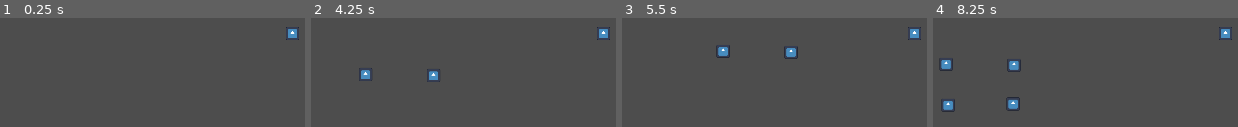
Above: before the commit, frames 1-4 (left to right).
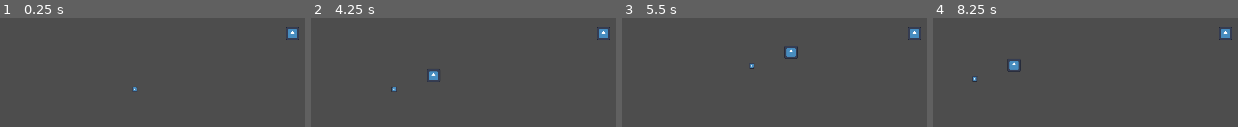
Above: after the commit, the same moments.

Repository: SIN-Studios/Greed
Game: Godot game, scene res://Scenes/Levels/test_level.tscn
The game is run twice, just before and just after one commit, with the same random seed, the same clock (stepped at 60 frames per second) and the same inputs. The engine's default icon, where the game draws it, is replaced by a stand-in: a white triangle on a blue panel in a dark square.
Inputs (mouse positions are in pixels of both pictures, inside the frame that each line leads up to):
- Up to frame 1 (0.25 s): no input
- Up to frame 2 (4.25 s): tap Enter at 0.5, 2 s; move the mouse to (outside the picture) at 0.52 s; hold D (move_right) 0.53-1.28 s; click (outside the picture) at 0.6 s; tap Space at 1.25, 2.75 s; move the mouse to (445, 56) at 1.27 s; hold S (move_backward) 1.28-2.03 s; click (445, 56) at 1.35 s; move the mouse to (outside the picture) at 2.02 s; hold D (move_right) 2.03-2.78 s; click (outside the picture) at 2.1 s; move the mouse to (564, 123) at 2.77 s; hold W (move_forward) 2.78-3.53 s; click (564, 123) at 2.85 s; move the mouse to (outside the picture) at 3.52 s; hold A (move_left) from 3.53 s (still down); click (outside the picture) at 3.6 s
- Up to frame 3 (5.5 s): tap Enter at 4.25 s; move the mouse to (outside the picture) at 4.27 s; click (outside the picture) at 4.35 s; tap Space at 5 s; move the mouse to (outside the picture) at 5.02 s; release A (move_left) at 5.03 s; hold S (move_backward) from 5.03 s (still down); click (outside the picture) at 5.1 s
- Up to frame 4 (8.25 s): move the mouse to (outside the picture) at 5.77 s; release S (move_backward) at 5.78 s; hold D (move_right) 5.78-6.53 s; click (outside the picture) at 5.85 s; move the mouse to (outside the picture) at 6.52 s; hold W (move_forward) 6.53-7.28 s; click (outside the picture) at 6.6 s; move the mouse to (1067, 56) at 7.27 s; hold D (move_right) 7.28-8.03 s; click (1067, 56) at 7.35 s; move the mouse to (outside the picture) at 8.02 s; hold S (move_backward) from 8.03 s (still down); click (outside the picture) at 8.1 s

The runs differ from the first frame. In frame 1, less than 0.1% of the frame differs, in the area x 43-45%, y 63-67%; in frame 2, 0.4%; in frame 3, 0.4%; in frame 4, 1.2%, in the area x 1-29%, y 36-87%.

Commit message:
enemy and item despawning

Diff:
--- a/Project/Scenes/Levels/test_level.tscn
+++ b/Project/Scenes/Levels/test_level.tscn
@@ -1,6 +1,7 @@
 [gd_scene format=3 uid="uid://bfgyopghckhci"]
 
 [ext_resource type="PackedScene" uid="uid://xu8pjhossg40" path="res://Scenes/Player/player.tscn" id="1_2ytpj"]
+[ext_resource type="PackedScene" uid="uid://cdg0mgghwb7fy" path="res://Scenes/Spawnable/item.tscn" id="3_2ytpj"]
 [ext_resource type="PackedScene" uid="uid://chsr0uagyvvty" path="res://Scenes/Technical/enemy_spawner.tscn" id="3_npfmg"]
 
 [node name="test_level" type="Node2D" unique_id=428871611]
@@ -9,3 +10,5 @@
 position = Vector2(379, -134)
 
 [node name="enemy_spawner" parent="." unique_id=1522186512 instance=ExtResource("3_npfmg")]
+
+[node name="item" parent="." unique_id=1286413482 instance=ExtResource("3_2ytpj")]
--- a/Project/Scenes/Spawnable/enemy.tscn
+++ b/Project/Scenes/Spawnable/enemy.tscn
@@ -53,6 +53,15 @@
 scale = Vector2(1.25, 1.25)
 shape = SubResource("RectangleShape2D_05f0q")
 
+[node name="Timer" type="Timer" parent="." unique_id=571168938]
+wait_time = 300.0
+one_shot = true
+
+[node name="VisibleOnScreenNotifier2D" type="VisibleOnScreenNotifier2D" parent="." unique_id=512797259]
+
 [connection signal="body_entered" from="Area2D" to="." method="_on_area_2d_body_entered"]
 [connection signal="body_entered" from="detection_range" to="." method="_on_detection_range_body_entered"]
 [connection signal="body_exited" from="focus_range" to="." method="_on_focus_range_body_exited"]
+[connection signal="timeout" from="Timer" to="." method="_on_timer_timeout"]
+[connection signal="screen_entered" from="VisibleOnScreenNotifier2D" to="." method="_on_visible_on_screen_notifier_2d_screen_entered"]
+[connection signal="screen_exited" from="VisibleOnScreenNotifier2D" to="." method="_on_visible_on_screen_notifier_2d_screen_exited"]
--- a/Project/Scenes/Spawnable/item.tscn
+++ b/Project/Scenes/Spawnable/item.tscn
@@ -33,9 +33,12 @@
 [node name="Timer" type="Timer" parent="." unique_id=1607761040]
 wait_time = 300.0
 one_shot = true
-autostart = true
+
+[node name="VisibleOnScreenNotifier2D" type="VisibleOnScreenNotifier2D" parent="." unique_id=441095677]
 
 [connection signal="body_entered" from="Area2D" to="." method="_on_area_2d_body_entered"]
 [connection signal="body_entered" from="collection_range" to="." method="_on_collection_range_body_entered"]
 [connection signal="body_exited" from="collection_range" to="." method="_on_collection_range_body_exited"]
 [connection signal="timeout" from="Timer" to="." method="_on_timer_timeout"]
+[connection signal="screen_entered" from="VisibleOnScreenNotifier2D" to="." method="_on_visible_on_screen_notifier_2d_screen_entered"]
+[connection signal="screen_exited" from="VisibleOnScreenNotifier2D" to="." method="_on_visible_on_screen_notifier_2d_screen_exited"]
--- a/Project/Scripts/Attached/Enemies/enemy.gd
+++ b/Project/Scripts/Attached/Enemies/enemy.gd
@@ -37,7 +37,6 @@
 		SignalManager.player_take_damage.emit(new_damage)
 
 
-
 func take_damage(damage, body) -> void:
 	if body == self:
 		print("enemy ", health)
@@ -57,6 +56,7 @@
 	new_item.global_position = global_position
 	call_deferred("add_sibling", new_item)
 
+
 func _on_detection_range_body_entered(body: Node2D) -> void:
 	if body == player:
 		following_player = true
@@ -64,3 +64,13 @@
 func _on_focus_range_body_exited(body: Node2D) -> void:
 	if body == player:
 		following_player = false
+
+
+func _on_timer_timeout() -> void:
+	queue_free()
+
+func _on_visible_on_screen_notifier_2d_screen_exited() -> void:
+	$Timer.start()
+
+func _on_visible_on_screen_notifier_2d_screen_entered() -> void:
+	$Timer.stop()
--- a/Project/Scripts/Attached/enemy_spawner.gd
+++ b/Project/Scripts/Attached/enemy_spawner.gd
@@ -16,6 +16,7 @@
 
 func _on_timer_timeout() -> void:
 	spawn_enemy(Vector2(randf_range(-100,100),randf_range(-100,100)))
+	$Timer.stop()
 
 func spawn_enemy(coordinates: Vector2) -> void:
 	var new_enemy = enemy.instantiate()
--- a/Project/Scripts/Attached/item.gd
+++ b/Project/Scripts/Attached/item.gd
@@ -32,3 +32,11 @@
 
 func _on_timer_timeout() -> void:
 	queue_free()
+
+
+func _on_visible_on_screen_notifier_2d_screen_exited() -> void:
+	$Timer.start()
+
+
+func _on_visible_on_screen_notifier_2d_screen_entered() -> void:
+	$Timer.stop()
